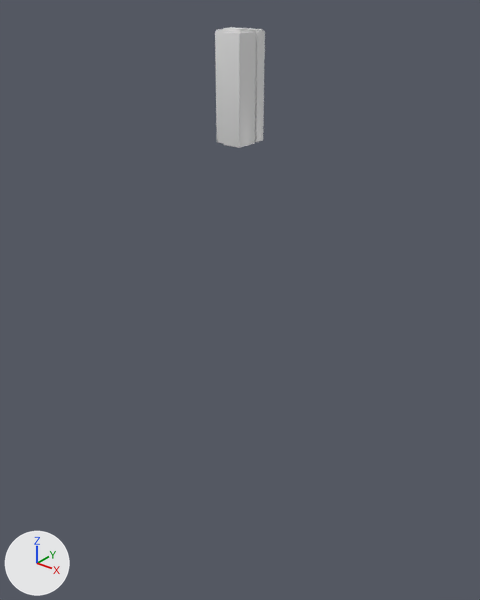
The FBX model Assets/Art/Models/Enviro/Modules/RockGround_01a.fbx as it was, and as the next commit left it.
Rendered twice from a 50 mm lens placed at (184.0, -257.0, 23.0), pointed at (-22.0, 2.0, -137.0). The axes (+X, +Y, +Z) are drawn at lower left. The lights are the same throughout. Where no turn or scale is listed for an object, it has been applied to the vertices.

The older version as bpy lines, for what is in view:
```python
me_cube_001 = bpy.data.meshes.new('Cube.001')
me_cube_001.from_pydata(...)  # 960 vertices, 980 faces; spans x -8.4..8.7, y -10.8..8.9, z -47.6..3.2
me_cube_001.materials.append(mat_material)  # its picture is missing
ob_cube = bpy.data.objects.new('Cube', me_cube_001)
ob_cube.location = (-16.7, -5.8, 0.0)
```
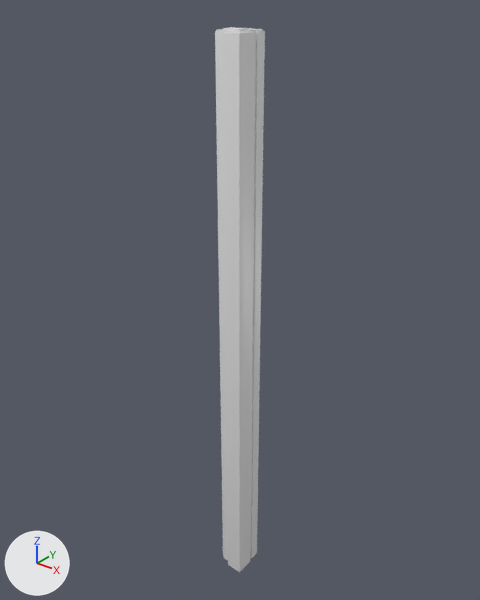
Pixel boxes (x1, y1, x2, y2) of what changed, in the pictures (480 x 600 px; the box of a moved part takes in the faces that stretch with it):
```json
{"object": "Cube", "change": "reshaped", "before": [215, 27, 265, 148], "after": [215, 27, 265, 572], "on screen": "348% taller"}
{"part": 1, "of": "me_cube_001", "change": "moved or reshaped", "before": [216, 98, 263, 148], "after": [216, 98, 263, 572]}
```

Edits to the scene script, one JSON object a line:
```json
{"block": "me_cube_001", "where": "me_cube_001.from_pydata(...)  # 960 vertices, 980 faces; spans x -8.4..8.7, y -10.8..8.9, z -47.6..3.2"}
{"block": "me_cube_001", "where": "# used by ob_cube; location = (-16.7, -5.8, 0.0)"}
{"block": "me_cube_001", "change": "me_cube_001 part 1: all 192 vertices in x -8.4..8.7, y -10.8..8.9, z -47.6..-47.4 are moved by (0.0, 0.0, -271.5)"}
```
